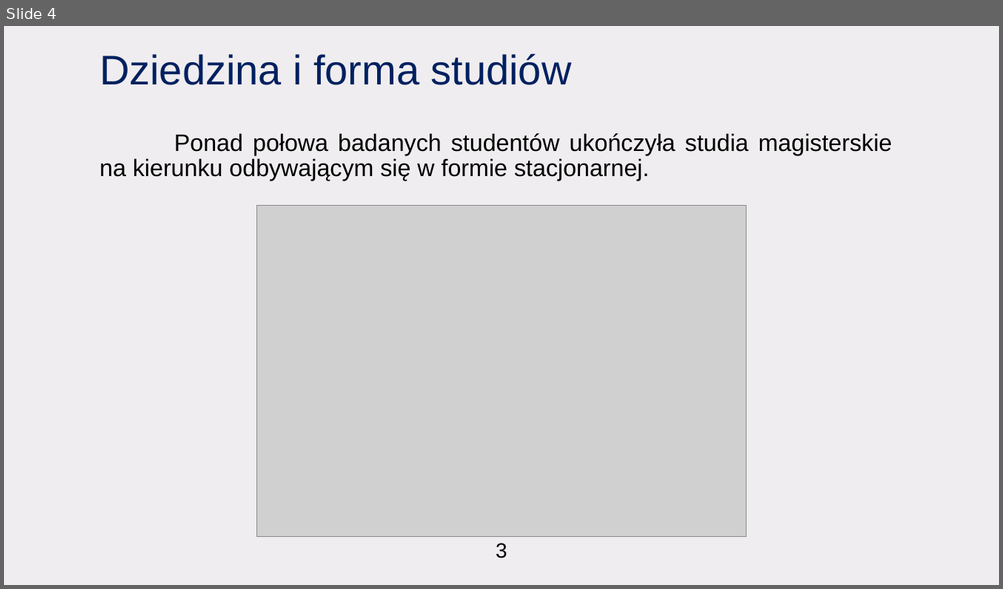
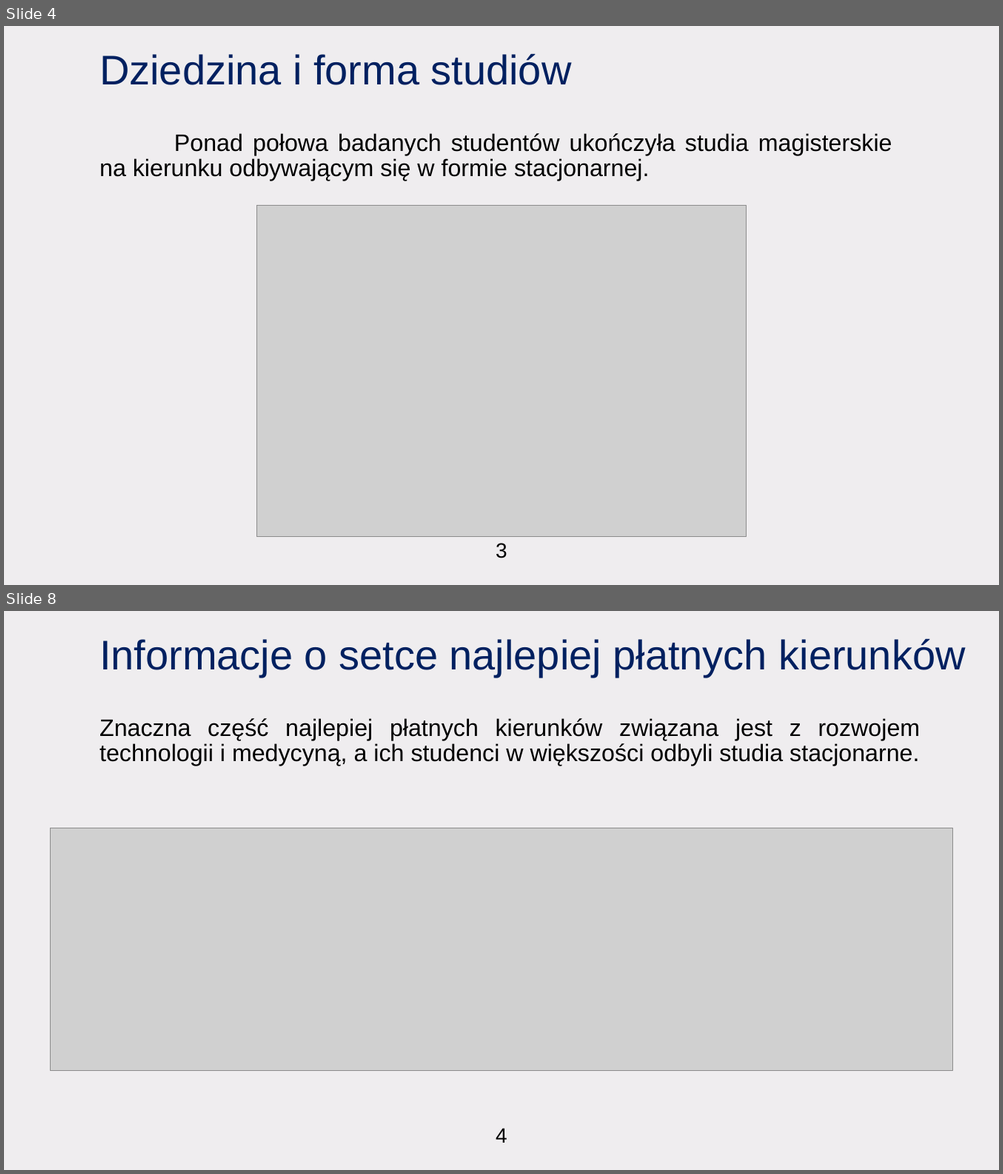
Before and after one commit to CptQuak/CasestudyGraduateEarnings, a slide deck: casestudy.pptx. Shown one above the other, each under a label of ours: slide 4 before the commit, slides 4 and 8 after it; the slides between them are not shown. The pictures are 1003x589 and 1003x1174 pixels, drawn with LibreOffice and Linux fonts; fonts in the diff are those of the drawing; grey boxes stand for pictures. Boxes give left, top, right and bottom in pixels: in the first picture for what was removed or moved away, otherwise in the second. Text is boxed around its words. In the diff, an @@ line names an element or a change of style, - is before the commit and + after.

```diff
--- a/casestudy.pptx
+++ b/casestudy.pptx
@@ slide 8 added at bbox=[4, 611, 999, 1170], background #EFEDEF @@
@@ title added at bbox=[99, 638, 965, 677], 40 pt, text #002060 @@
+Informacje o setce najlepiej płatnych kierunków
@@ text added at bbox=[99, 718, 920, 766], 23 pt, text #000000 @@
+Znaczna część najlepiej płatnych kierunków związana jest z rozwojem technologii i medycyną, a ich studenci w większości odbyli studia stacjonarne.
@@ picture added at bbox=[51, 828, 953, 1071] @@
@@ text added at bbox=[495, 1128, 507, 1143], 20 pt, text #000000 @@
+4
```
Also in this commit, not shown: 2 slides changed, 4 other slides added, 1 slide removed, 9 other files.
